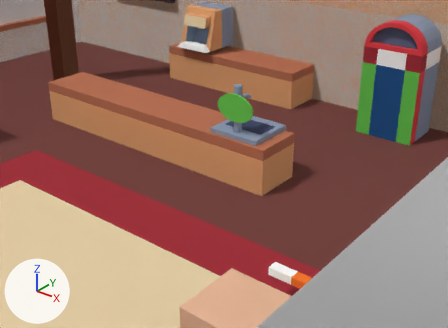
Renders of the glTF model godot_project/assets/3D/honest_jam.glb from each side of a commit.
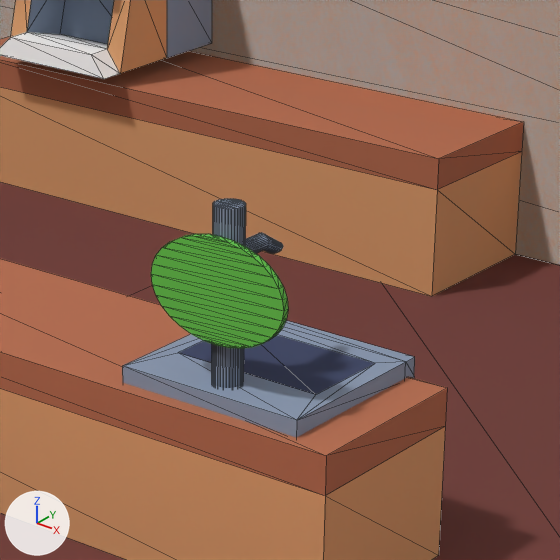
There are two pictures of each version: one from a 50 mm camera at (33.21, -26.19, 10.8) aimed at (20.14, -9.86, 0.68), one close up on the part from 40% to 72% of the width and 10% to 54% of the height. Every picture has the same lights, and +X, +Y and +Z are marked at lower left. The close-ups show mesh edges as thin lines. Vertices at the same position are counted once.

Script lines for the objects in view, before the commit:
```python
me_cube = bpy.data.meshes.new('Cube')
me_cube.from_pydata(...)  # 36 vertices, 68 faces; spans x -10.0..30.0, y -38.0..0.0, z -5.0..0.0
me_cube.materials.append(mat_palette)  # picture img_endesga_32_1x
me_cube_007 = bpy.data.meshes.new('Cube.007')
me_cube_007.from_pydata(...)  # 24 vertices, 40 faces; spans x 0.0..12.0, y 0.0..10.0, z 0.0..1.8
me_cube_007.materials.append(mat_palette)  # picture img_endesga_32_1x
me_cube_010 = bpy.data.meshes.new('Cube.010')
me_cube_010.from_pydata(...)  # 244 vertices, 472 faces; spans x -1.05..1.01, y -0.7..1.24, z -1.96..1.93
me_cube_010.materials.append(mat_palette)  # picture img_endesga_32_1x
ob_bar = bpy.data.objects.new('Bar', me_cube_007)
ob_bar.location = (10.0, -10.0, 0.0)
ob_beertap = bpy.data.objects.new('BeerTap', me_cube_010)
ob_beertap.location = (20.54, -9.14, 1.8)
ob_floor = bpy.data.objects.new('Floor', me_cube)
ob_floor.location = (0.0, 0.0, 0.0)
# also in view: 'Walls' at (14.48, -18.46, 5.94); 'CoffeeMachine' at (11.96, -1.22, 3.0); 'InvisibleWall' at (19.5, -19.0, 1.5)
```
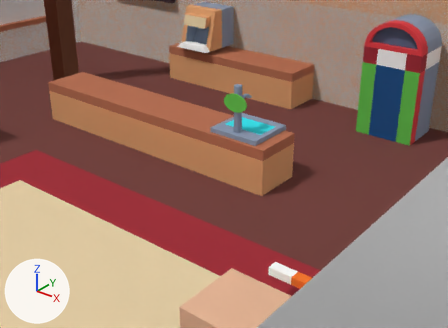
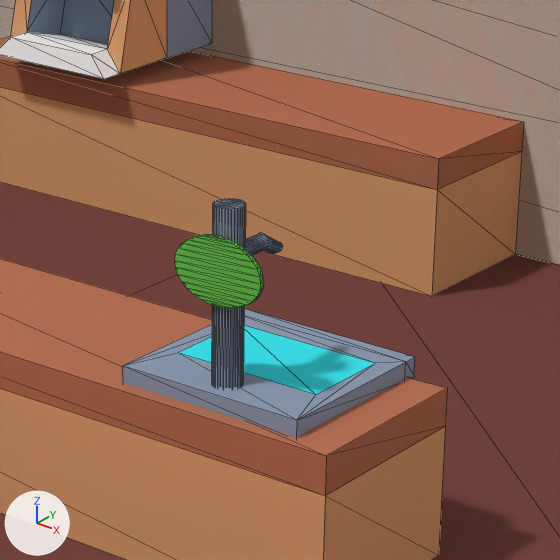
The change, as JSON lines over the scene's bpy script:
```json
{"block": "me_cube_010", "where": "me_cube_010.from_pydata(...)  # 244 vertices, 472 faces; spans x -1.05..1.01, y -0.7..1.24, z -1.96..1.93"}
{"block": "me_cube_010", "where": "# used by ob_beertap; location = (20.54, -9.14, 1.8)"}
{"block": "me_cube_010", "change": "me_cube_010 part 1: the loose piece of 64 vertices spanning x -0.79..0.76, y -0.59..-0.52, z 0.62..1.66 is scaled about its middle by 0.646, then moved by (0.0, 0.0, 0.19)"}
{"block": "me_cube_010", "change": "me_cube_010 part 2: texture (UV) coordinates of 2 of 472 faces, centred in x -0.3..0.25, y 0.21..0.54, z 0.17, changed; they spanned u 0.74..0.74, v 0.54..0.54 and now span u 0.58..0.58, v 0.54..0.54"}
```

Changed parts and their boxes [x1, y1, x2, y2] in the close-ups (560 x 560 px; the box of a moved part takes in the faces that stretch with it):
```json
{"object": "BeerTap", "change": "reshaped, surface changed", "before": [122, 199, 415, 437], "after": [122, 199, 415, 437], "on screen": "blue to cyan"}
{"part": 1, "of": "me_cube_010", "change": "moved or reshaped", "before": [151, 234, 288, 349], "after": [175, 234, 264, 309]}
{"part": 2, "of": "me_cube_010", "change": "surface changed", "before": [178, 335, 375, 395], "after": [178, 326, 375, 395], "on screen": "blue to cyan"}
```
